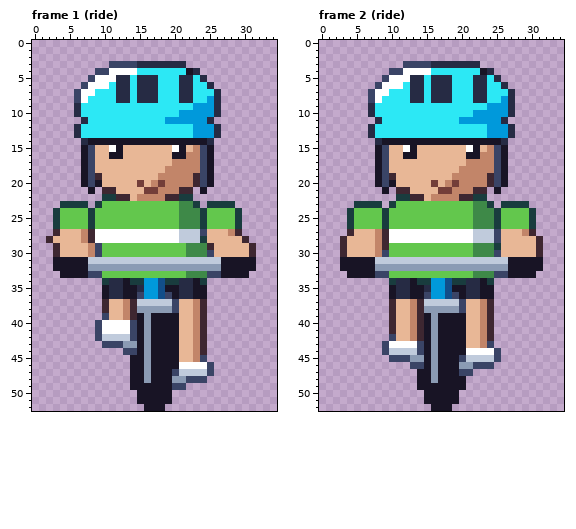
Edited in one commit: pixel-art file (art/depths/cyclist@62.aseprite). This is how it looked before the edit.
35x53 pixels, 4 frames. Shown: frame 1 (ride), frame 2 (ride). The commit also changed other frames, which this record leaves out.
The result:
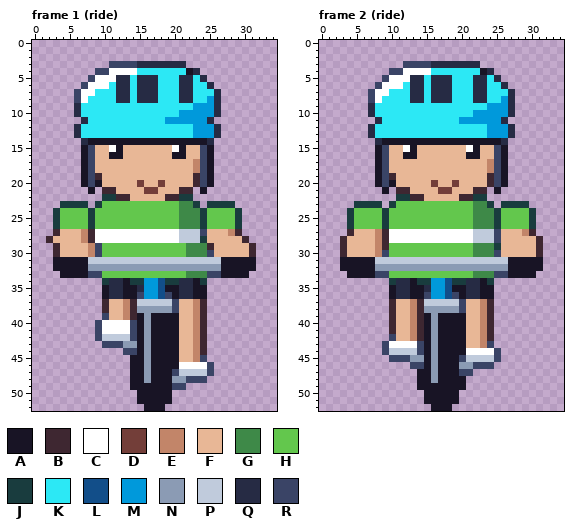
Palette (. is transparent): A #181425  B #3e2731  C #ffffff  D #733e39  E #c28569  F #e8b796  G #3e8948  H #63c74d  J #193c3e  K #2ce8f5  L #124e89  M #0099db  N #8b9bb4  P #c0cbdc  Q #262b44  R #3a4466
The exact change:
Frame 1 (ride):
Colour F replaces colour E in row 15 at x 23; in row 16 at x 22 to 23; in row 17 at x 20 to 22; in row 18 at x 19 to 22; in row 19 at x 18 to 22; in row 20 at x 17 and 19 to 22.
Colour F replaces colour E in row 21 at x 18 to 20; in row 22 at x 15 to 18.
Frame 2 (ride):
Colour F replaces colour E in row 15 at x 24; in row 16 at x 23 to 24; in row 17 at x 21 to 23; in row 18 at x 20 to 23; in row 19 at x 19 to 23; in row 20 at x 18 and 20 to 23.
Colour F replaces colour E in row 21 at x 19 to 21; in row 22 at x 16 to 19.
